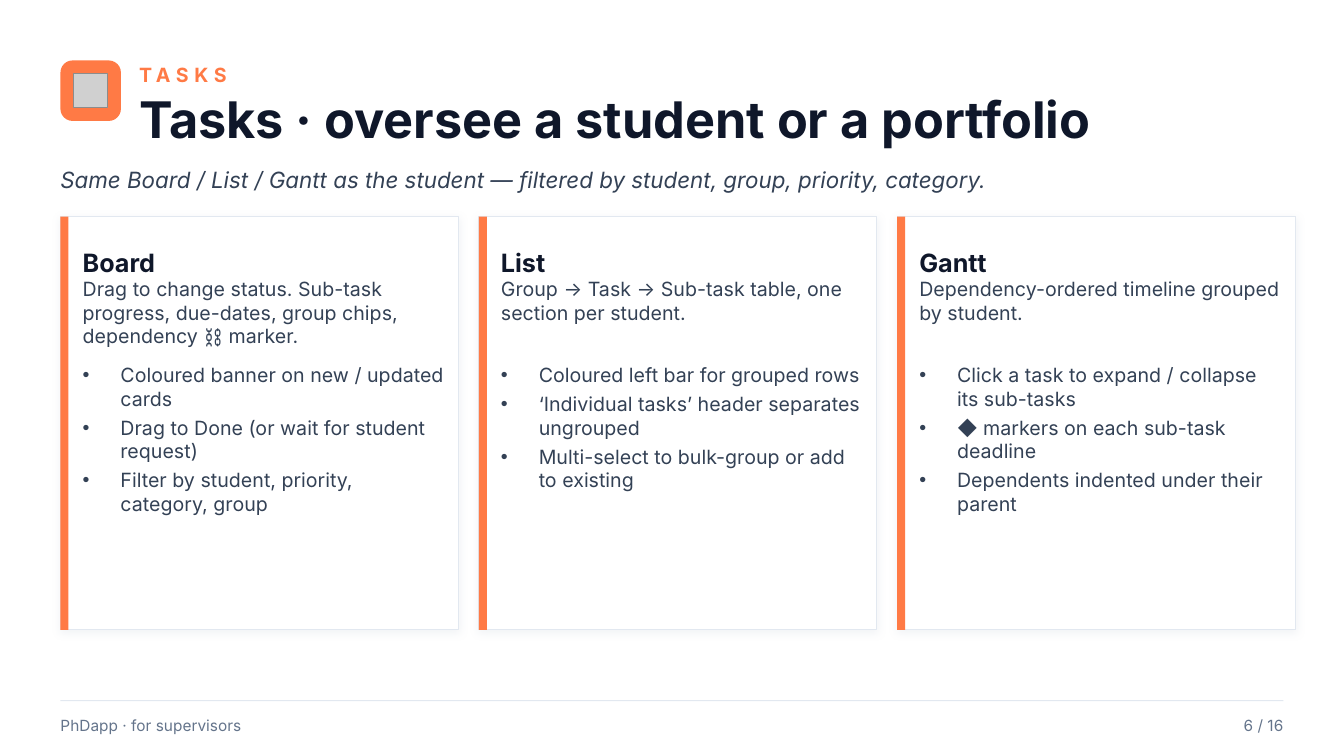
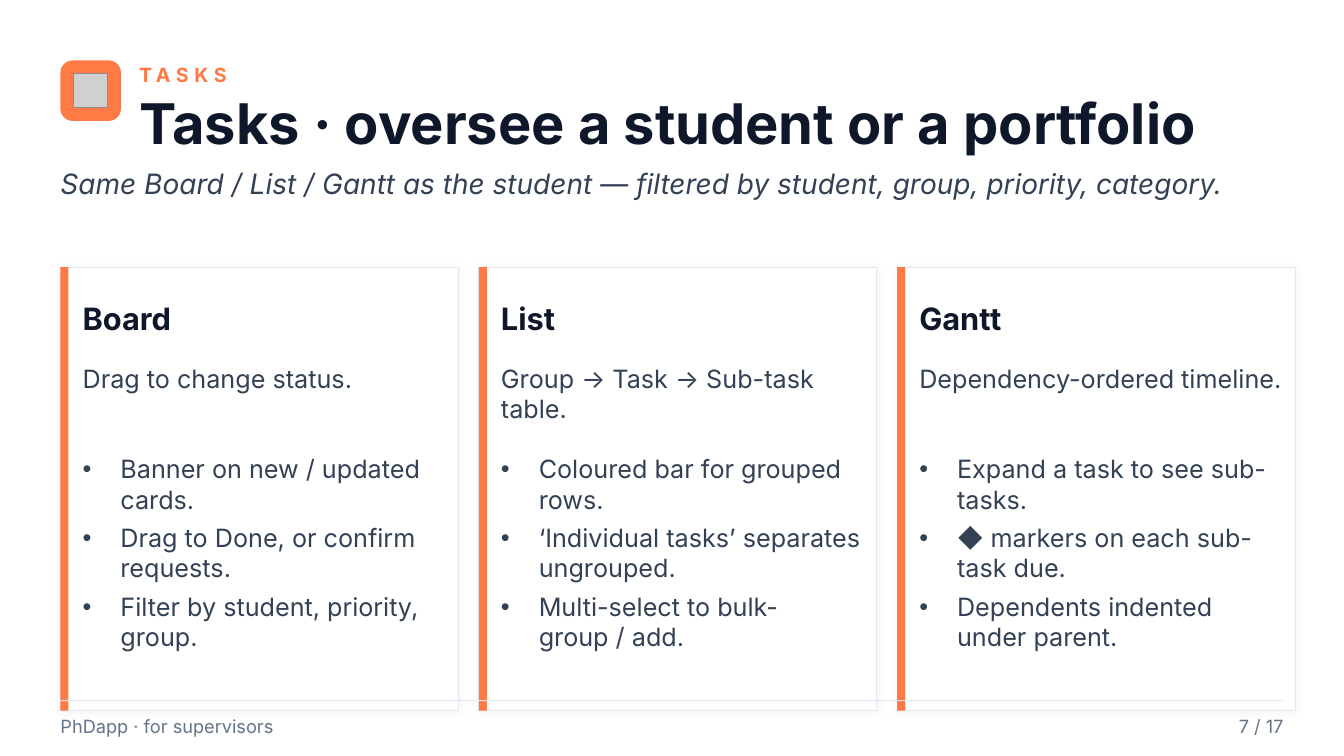
Before and after one commit to rafacastrocsic/phdapp, a slide deck: slide 7 of docs/PhDapp_Supervisor_Overview.pptx (slide 6 before the commit). Drawn at 1344x756 pixels with LibreOffice and Linux fonts; fonts in the diff are those of the drawing; grey boxes stand for pictures. Boxes give left, top, right and bottom in pixels: in the first picture for what was removed or moved away, otherwise in the second. Text is boxed around its words. In the diff, an @@ line names an element or a change of style, - is before the commit and + after.

```diff
--- a/docs/PhDapp_Supervisor_Overview.pptx
+++ b/docs/PhDapp_Supervisor_Overview.pptx
@@ text "Tasks · oversee a student ..." at box(139, 101, 1195, 156): size 36 to 40 pt @@
@@ text "Same Board / List / ..." at box(60, 172, 1222, 200): size 16 to 20 pt @@
@@ rectangle: place and size @@
-rectangle at box(60, 217, 459, 630)
+rectangle at box(60, 267, 459, 711)
@@ rectangle: place and size @@
-rectangle at box(60, 217, 69, 630)
+rectangle at box(60, 267, 69, 711)
@@ rectangle: place and size @@
-rectangle at box(479, 217, 877, 630)
+rectangle at box(479, 267, 877, 711)
@@ rectangle: place and size @@
-rectangle at box(479, 217, 487, 630)
+rectangle at box(479, 267, 487, 711)
@@ rectangle: place and size @@
-rectangle at box(897, 217, 1296, 630)
+rectangle at box(897, 267, 1296, 711)
@@ rectangle: place and size @@
-rectangle at box(897, 217, 905, 630)
+rectangle at box(897, 267, 905, 711)
@@ text "Board": place and size @@
-text "Board" at box(83, 253, 155, 273)
+text "Board" at box(83, 307, 171, 331)
@@ text "List": place and size @@
-text "List" at box(501, 252, 545, 273)
+text "List" at box(501, 306, 555, 331)
@@ size 18 to 22 pt in 3 elements at box(83, 307, 171, 331), box(501, 306, 555, 331), box(919, 307, 1001, 331) @@
@@ text "Gantt": place and size @@
-text "Gantt" at box(919, 253, 986, 273)
+text "Gantt" at box(919, 307, 1001, 331)
@@ text at box(83, 369, 352, 393): text changed; size 14 to 18 pt @@
-Drag to change status. Sub-task progress, due-dates, group chips, dependency ⛓ marker.
+Drag to change status.
@@ text at box(501, 369, 814, 419): text changed; size 14 to 18 pt @@
-Group → Task → Sub-task table, one section per student.
+Group → Task → Sub-task table.
@@ text at box(919, 369, 1281, 393): text changed; size 14 to 18 pt @@
-Dependency-ordered timeline grouped by student.
+Dependency-ordered timeline.
@@ text at box(120, 459, 420, 651): text changed; size 14 to 18 pt @@
-• Coloured banner on new / updated cards
-• Drag to Done (or wait for student request)
-• Filter by student, priority, category, group
+• Banner on new / updated cards.
+• Drag to Done, or confirm requests.
+• Filter by student, priority, group.
@@ text at box(539, 459, 860, 651): text changed; size 14 to 18 pt @@
-• Coloured left bar for grouped rows
-• ‘Individual tasks’ header separates ungrouped
-• Multi-select to bulk-group or add to existing
+• Coloured bar for grouped rows.
+• ‘Individual tasks’ separates ungrouped.
+• Multi-select to bulk-group / add.
@@ text at box(957, 459, 1266, 651): text changed; size 14 to 18 pt @@
-• Click a task to expand / collapse its sub-tasks
-• ◆ markers on each sub-task deadline
-• Dependents indented under their parent
+• Expand a task to see sub-tasks.
+• ◆ markers on each sub-task due.
+• Dependents indented under parent.
@@ text "PhDapp · for supervisors" at box(60, 719, 274, 737): size 11 to 13 pt @@
@@ text at box(1239, 720, 1284, 733): text changed; size 11 to 13 pt @@
-6 / 16
+7 / 17
```
Also in this commit, not shown: 15 other slides changed, 1 slide added, 3 other files.
